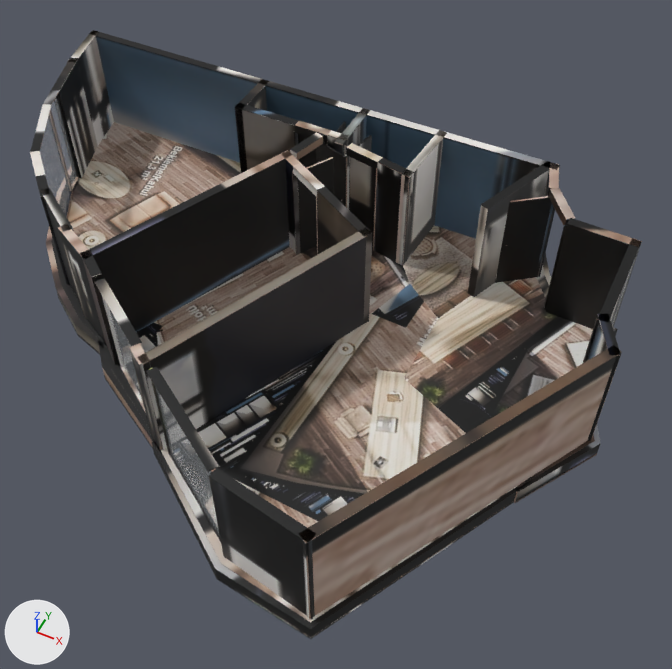
An edit to the glTF model _bake/glb/kent-9/model.glb, drawn before and after from the same camera.
One viewpoint serves both versions: a 50 mm lens placed at (6.74, -9.85, 13.16), pointed at (1.69, 0.26, 0.52). The lights are fixed; the arrows at lower left show +X, +Y and +Z. The picture after the commit comes second. Where no turn or scale is listed for an object, it has been applied to the vertices. Vertices at exactly the same position are counted once.
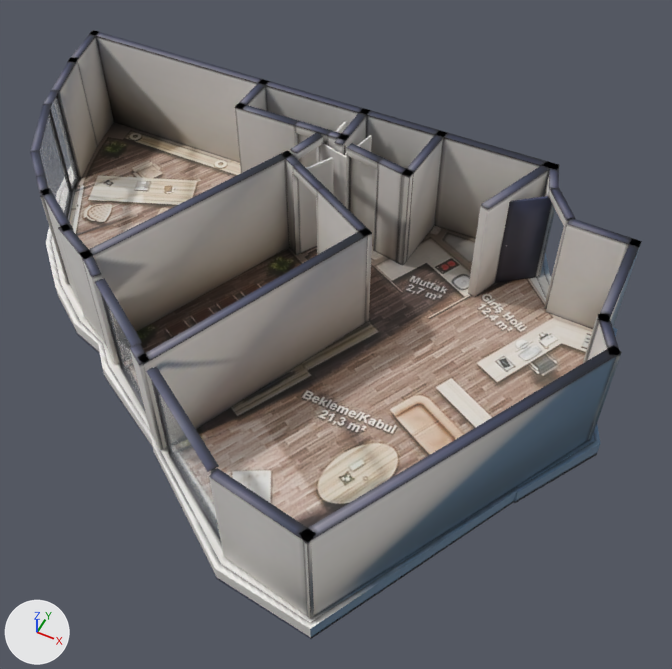
Pixel boxes [x1, y1, x2, y2] of what changed, in the pictures (672 x 669 px):
'Mesh_0', surface changed, reshaped: [30, 30, 642, 639] in both
part 1 of me_mesh_0, reshaped: before [40, 108, 621, 450]; after [41, 108, 621, 639]
part 2 of me_mesh_0, surface changed: [30, 30, 642, 639] in both

Edits to the bpy script that builds the scene:
```text
Change mat_baked:
    where n3 = _N.new('ShaderNodeMapping'); n3.name = 'Mapping'
    n3.inputs[1].default_value: (0.00125, -14.96, 0.0) -> (0.00106, -14.81, 0.0)  # 'Location'
    n3.inputs[3].default_value: (15.74, 15.96, 1.0) -> (15.97, 15.8, 1.0)  # 'Scale'
Change me_mesh_0:
    used by ob_mesh_0; location = (-6.53, 4.68, -0.36)
    remove me_mesh_0.from_pydata(...)  # 1794 vertices, 3112 faces; spans x 0.0..13.18, y -9.39..0.0, z 0.0..2.62
    add me_mesh_0.from_pydata(...)  # 2368 vertices, 4340 faces; spans x 0.0..13.18, y -9.39..0.0, z 0.0..2.62
    me_mesh_0 part 1: 4 vertices moved within x 6.39..6.49, y -0.56, z 1.36..1.38; 46 vertices removed from x 2.53..13.01, y -8.77..-0.12, z 0.36..2.62; 620 vertices added at x 2.54..13.01, y -8.78..-0.06, z 0.0..2.62
    me_mesh_0 part 2: 2148 kept faces spanning x 0.0..13.18, y -9.39..0.0, z 0.0..2.62 get new texture (UV) coordinates
```
